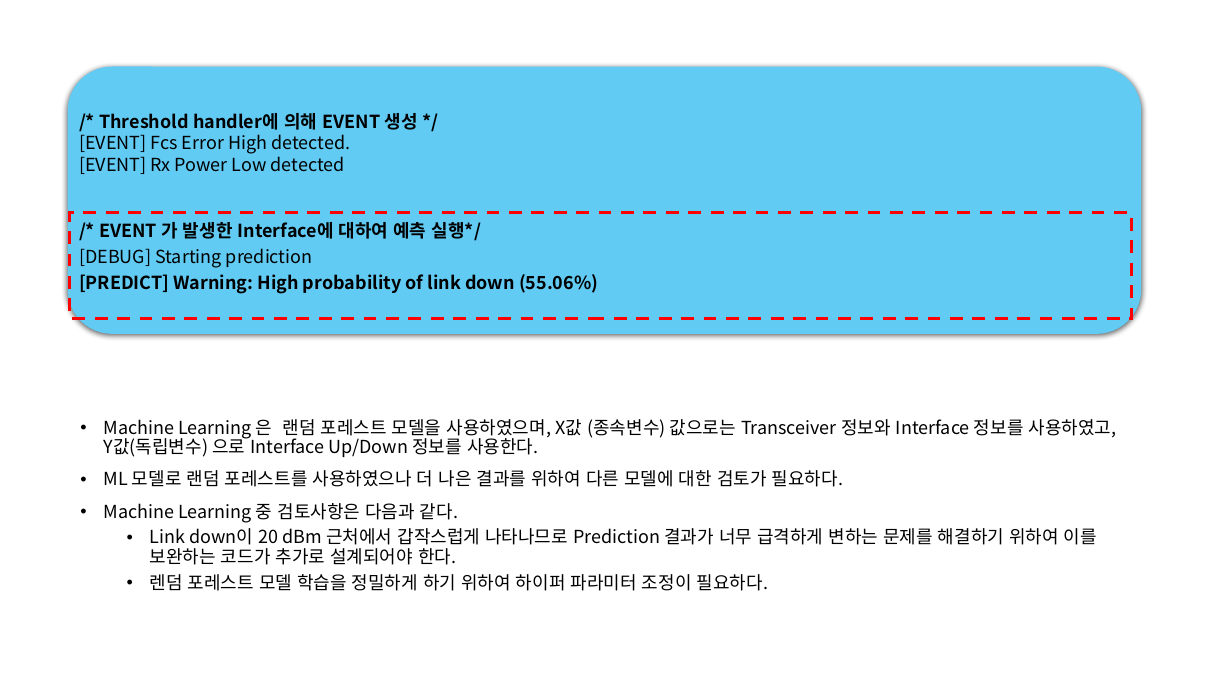
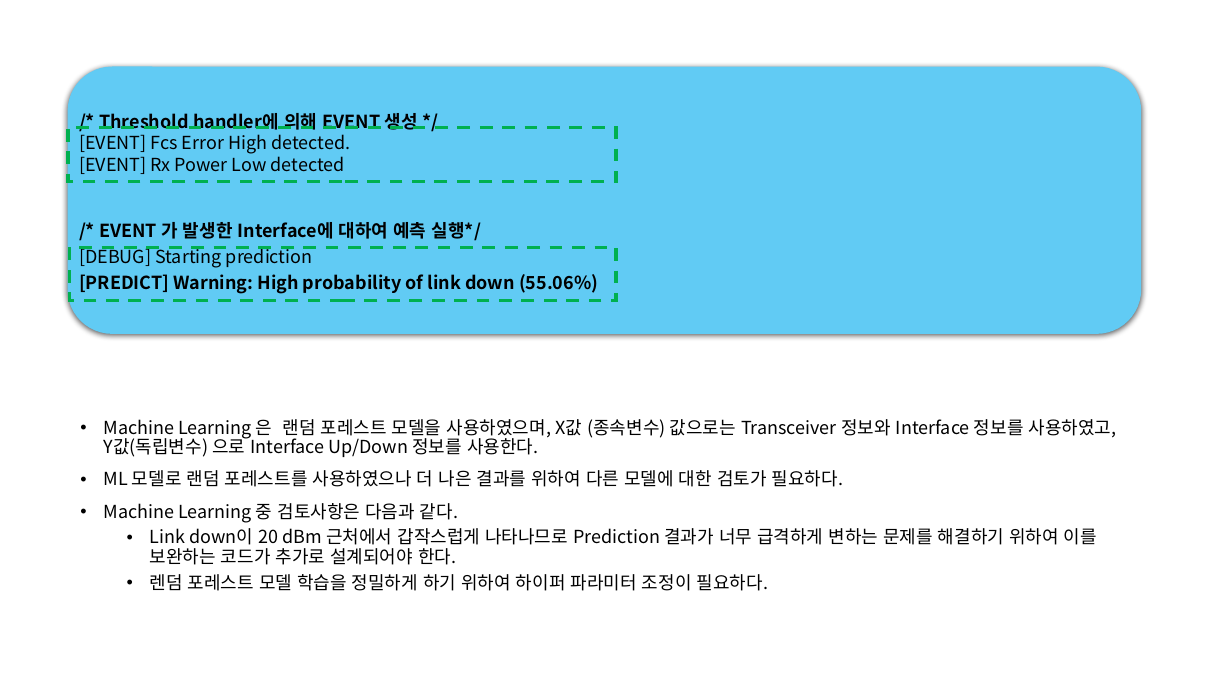
Before and after one commit to jaehun-jang/AI-ML, a slide deck: slide 8 of AIOPS/AIOPS For Transceiver Monitoring.pptx. Drawn at 1232x693 pixels with LibreOffice and Linux fonts; fonts in the diff are those of the drawing. Boxes give left, top, right and bottom in pixels: in the first picture for what was removed or moved away, otherwise in the second. Text is boxed around its words. In the diff, an @@ line names an element or a change of style, - is before the commit and + after.

```diff
--- a/AIOPS/AIOPS For Transceiver Monitoring.pptx
+++ b/AIOPS/AIOPS For Transceiver Monitoring.pptx
@@ rectangle added at [68, 128, 616, 181], outline #00B050 2.5 pt dashed @@
@@ rectangle: place and size @@
-rectangle at [70, 213, 1132, 318]
+rectangle at [70, 247, 616, 300]
@@ rectangle at [70, 247, 616, 300]: outline #FF0000 2.5 pt dashed to #00B050 2.5 pt dashed @@
```
Also in this commit, not shown: 7 other slides changed, 4 other files.
